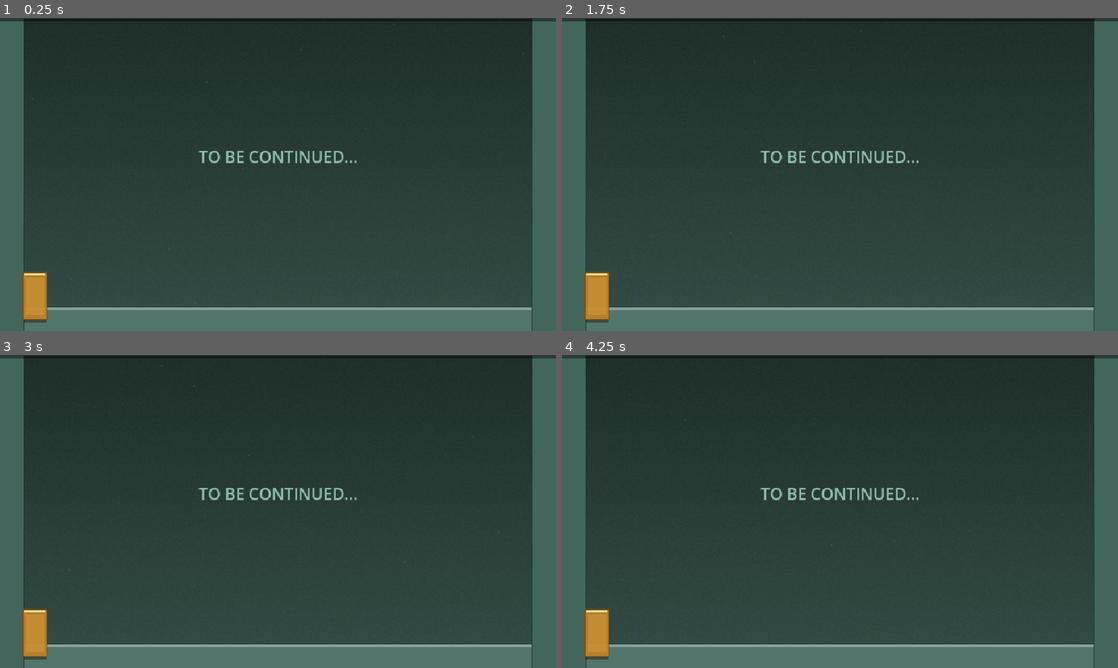
Above: before the commit, frames 1-4 (two rows, left to right).
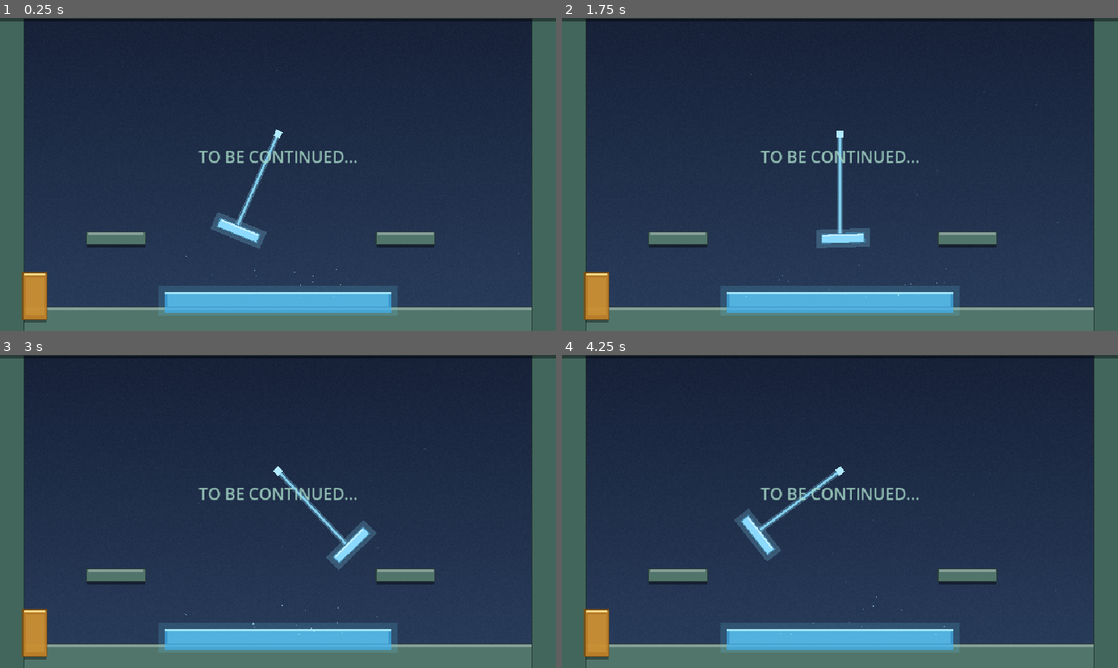
Above: after the commit, the same moments.

Repository: andy-augustine/godot-helloworld
Game: Godot game, scene res://rooms/ThirdRoom.tscn
The game is run twice, just before and just after one commit, with the same random seed, the same clock (stepped at 60 frames per second) and the same inputs. This scene is started directly instead of the project's main scene.
Inputs (mouse positions are in pixels of both pictures, inside the frame that each line leads up to):
- Up to frame 1 (0.25 s): no input
- Up to frame 2 (1.75 s): tap Enter (ui_accept) at 0.5 s; move the mouse to (962, 158) at 0.52 s; hold D (move_right) 0.53-1.25 s; tap Space (jump) at 0.6, 0.77, 1.07 s; click (962, 158) at 0.67 s; drag from (728, 190) to (595, 296) at 1.27 s
- Up to frame 3 (3 s): move the mouse to (333, 442) at 2.02 s; hold D (move_right) 2.03-2.75 s; tap Space (jump) at 2.1 s; tap Enter (ui_accept) at 2.75 s; drag from (250, 574) to (111, 464) at 2.77 s
- Up to frame 4 (4.25 s): move the mouse to (1006, 558) at 3.52 s; hold A (move_left) from 3.53 s (still down); tap Space (jump) at 3.6, 3.77, 4.07 s

The runs differ from the first frame. In frame 1, 5.6% of the frame differs, in the area x 5-95%, y 1-95%; in frame 2, 5.6%; in frame 3, 5.6%; in frame 4, 5.6%, in the area x 7-91%, y 1-95%.

Commit message:
P4b (visually-distinct-rooms): ThirdRoom swing tendril + coolant pool
The signature mechanic for "Cryo Reservoir". The room becomes a real
gameplay room (not a stub) — two raised platforms with a coolant pool
between them and an energy tendril swinging across the gap. Walk through
the pool = slow trudge (32% speed), rendering the room nearly impassable
on foot. Use the swing to cross.

- hazards/SwingTendril.tscn + .gd: pivot Node2D with rotation animation
  (sin-driven, ±55°, 3.5s period) carrying an AnimatableBody2D platform
  at the end of a 180px rope. sync_to_physics=true so the kinematic motion
  pushes the player when they're standing on the platform. Visual: cyan
  glowing tendril (Polygon2D), pivot cap, platform with body+outline+
  highlight+shadow stack and an outer glow ColorRect — procedural-animated
  tier per ART_CONVENTIONS.md.
- hazards/CoolantPool.tscn + .gd: Area2D + visual + bubble particles. On
  body_entered, calls player.enter_slow_zone(); on exit, exit_slow_zone().
  Counter-stacked so two overlapping zones don't race.
- player.gd: SLOW_ZONE_SPEED_MULT 0.32, _slow_zone_count counter,
  enter_slow_zone / exit_slow_zone / _slow_zone_multiplier API.
  _handle_horizontal multiplies MOVE_SPEED by both Skills.get_speed_multiplier()
  and _slow_zone_multiplier(). TURBO active in slow zone gives 1.5*0.32 = 0.48
  speed, so the upgrade still feels meaningful but doesn't trivialize the
  pool.
- ThirdRoom: added LeftPlatform (200, 380) + RightPlatform (700, 380) with
  procedural-static stacks matching the room's existing teal-green palette.
  CoolantPool instance at (480, 490), SwingTendril pivot at (480, 200) so
  at-rest the swing platform hangs at (480, 380) — same height as the side
  platforms. At ±55° extremes the platform reaches roughly (333, 303) and
  (627, 303), within jump distance of either side platform. Background
  gradient retoned cool teal-violet. Ambient particles repurposed as slow
  cyan dust drifting downward (cryo-reservoir feel).

Co-Authored-By: Claude Opus 4.7 (1M context) <noreply@anthropic.com>

Diff:
--- /dev/null
+++ b/hazards/CoolantPool.gd
@@ -0,0 +1,24 @@
+extends Area2D
+
+# Coolant pool slow-zone — when the player overlaps, they're slowed.
+# Implementation: notify player via enter_slow_zone() / exit_slow_zone() so
+# multiple overlapping zones stack correctly via a counter. No damage —
+# the punishment is opportunity cost (you can't traverse the room normally).
+#
+# Lives in `hazards/`. Drop the .tscn into a Room scene; resize the
+# CollisionShape2D's RectangleShape2D and adjust visual offsets to match.
+
+
+func _ready() -> void:
+	body_entered.connect(_on_body_entered)
+	body_exited.connect(_on_body_exited)
+
+
+func _on_body_entered(body: Node2D) -> void:
+	if body.is_in_group("player") and body.has_method("enter_slow_zone"):
+		body.enter_slow_zone()
+
+
+func _on_body_exited(body: Node2D) -> void:
+	if body.is_in_group("player") and body.has_method("exit_slow_zone"):
+		body.exit_slow_zone()
--- /dev/null
+++ b/hazards/CoolantPool.tscn
@@ -0,0 +1,60 @@
+[gd_scene load_steps=3 format=3]
+
+[ext_resource type="Script" path="res://hazards/CoolantPool.gd" id="1_coolant"]
+
+[sub_resource type="RectangleShape2D" id="RectangleShape2D_coolant"]
+size = Vector2(390, 36)
+
+[node name="CoolantPool" type="Area2D"]
+collision_layer = 0
+collision_mask = 1
+script = ExtResource("1_coolant")
+
+[node name="CollisionShape2D" type="CollisionShape2D" parent="."]
+shape = SubResource("RectangleShape2D_coolant")
+
+[node name="Visual" type="Node2D" parent="."]
+
+[node name="OuterGlow" type="ColorRect" parent="Visual"]
+offset_left = -206.0
+offset_top = -28.0
+offset_right = 206.0
+offset_bottom = 24.0
+color = Color(0.4, 0.85, 1, 0.16)
+
+[node name="Body" type="ColorRect" parent="Visual"]
+offset_left = -195.0
+offset_top = -18.0
+offset_right = 195.0
+offset_bottom = 18.0
+color = Color(0.25, 0.7, 0.95, 0.7)
+
+[node name="Surface" type="ColorRect" parent="Visual"]
+offset_left = -195.0
+offset_top = -18.0
+offset_right = 195.0
+offset_bottom = -14.0
+color = Color(0.7, 0.95, 1, 0.85)
+
+[node name="InnerGlow" type="ColorRect" parent="Visual"]
+offset_left = -190.0
+offset_top = -14.0
+offset_right = 190.0
+offset_bottom = 8.0
+color = Color(0.5, 0.9, 1, 0.35)
+
+[node name="Bubbles" type="CPUParticles2D" parent="."]
+position = Vector2(0, -8)
+amount = 14
+lifetime = 1.8
+preprocess = 1.8
+emission_shape = 3
+emission_rect_extents = Vector2(180, 4)
+direction = Vector2(0, -1)
+spread = 18.0
+gravity = Vector2(0, -22)
+initial_velocity_min = 8.0
+initial_velocity_max = 22.0
+scale_amount_min = 1.0
+scale_amount_max = 2.2
+color = Color(0.7, 0.95, 1, 0.6)
--- /dev/null
+++ b/hazards/SwingTendril.gd
@@ -0,0 +1,27 @@
+extends Node2D
+
+# Energy tendril swing — a hanging plasma strand that swings on a pendulum
+# arc, with an AnimatableBody2D platform at its end. Player jumps onto the
+# platform, gets carried by the swing's motion (sync_to_physics handles the
+# kinematic push), jumps off when timing is right.
+#
+# Lives in `hazards/`. Drop the .tscn into a Room scene at the desired pivot
+# position. Tune amplitude + period via @export.
+
+@export var swing_amplitude_deg: float = 55.0
+@export var swing_period: float = 3.5  # seconds for full cycle (one extreme-to-extreme-and-back)
+@export var phase_offset: float = 0.0   # 0..TAU; advances the starting angle for cycling levels
+
+@onready var _pivot: Node2D = $Pivot
+
+var _time: float = 0.0
+
+
+func _ready() -> void:
+	_time = phase_offset * swing_period / TAU
+
+
+func _physics_process(delta: float) -> void:
+	_time += delta
+	var phase: float = _time * TAU / swing_period
+	_pivot.rotation = deg_to_rad(swing_amplitude_deg) * sin(phase)
--- /dev/null
+++ b/hazards/SwingTendril.tscn
@@ -0,0 +1,54 @@
+[gd_scene load_steps=3 format=3]
+
+[ext_resource type="Script" path="res://hazards/SwingTendril.gd" id="1_swing"]
+
+[sub_resource type="RectangleShape2D" id="RectangleShape2D_swing_platform"]
+size = Vector2(72, 14)
+
+[node name="SwingTendril" type="Node2D"]
+script = ExtResource("1_swing")
+
+[node name="Pivot" type="Node2D" parent="."]
+
+[node name="TendrilLine" type="Polygon2D" parent="Pivot"]
+color = Color(0.55, 0.88, 1, 0.85)
+polygon = PackedVector2Array(-2, 0, 2, 0, 2, 180, -2, 180)
+
+[node name="TendrilGlow" type="Polygon2D" parent="Pivot"]
+color = Color(0.55, 0.88, 1, 0.3)
+polygon = PackedVector2Array(-5, 0, 5, 0, 5, 180, -5, 180)
+
+[node name="PivotCap" type="Polygon2D" parent="Pivot"]
+color = Color(0.7, 0.92, 1, 1)
+polygon = PackedVector2Array(-6, -6, 6, -6, 6, 6, -6, 6)
+
+[node name="PlatformBody" type="AnimatableBody2D" parent="Pivot"]
+position = Vector2(0, 180)
+sync_to_physics = true
+
+[node name="CollisionShape2D" type="CollisionShape2D" parent="Pivot/PlatformBody"]
+shape = SubResource("RectangleShape2D_swing_platform")
+
+[node name="PlatformShadow" type="Polygon2D" parent="Pivot/PlatformBody"]
+position = Vector2(1, 3)
+color = Color(0, 0, 0, 0.4)
+polygon = PackedVector2Array(-36, -7, 36, -7, 36, 7, -36, 7)
+
+[node name="PlatformOutline" type="Polygon2D" parent="Pivot/PlatformBody"]
+color = Color(0.18, 0.4, 0.55, 1)
+polygon = PackedVector2Array(-38, -9, 38, -9, 38, 9, -38, 9)
+
+[node name="PlatformBodyVisual" type="Polygon2D" parent="Pivot/PlatformBody"]
+color = Color(0.55, 0.85, 1, 1)
+polygon = PackedVector2Array(-36, -7, 36, -7, 36, 7, -36, 7)
+
+[node name="PlatformHighlight" type="Polygon2D" parent="Pivot/PlatformBody"]
+color = Color(0.85, 0.96, 1, 0.95)
+polygon = PackedVector2Array(-34, -7, 34, -7, 34, -4, -34, -4)
+
+[node name="PlatformGlow" type="ColorRect" parent="Pivot/PlatformBody"]
+offset_left = -46.0
+offset_top = -16.0
+offset_right = 46.0
+offset_bottom = 16.0
+color = Color(0.55, 0.88, 1, 0.22)
--- a/player/player.gd
+++ b/player/player.gd
@@ -251,9 +251,28 @@
 	var decel: float = DECELERATION if is_grounded else AIR_DECELERATION
 
 	if dir != 0.0:
-		velocity.x = move_toward(velocity.x, dir * MOVE_SPEED * Skills.get_speed_multiplier(), accel * delta)
+		velocity.x = move_toward(velocity.x, dir * MOVE_SPEED * Skills.get_speed_multiplier() * _slow_zone_multiplier(), accel * delta)
 	else:
 		velocity.x = move_toward(velocity.x, 0.0, decel * delta)
+
+
+# ── Slow-zone API (used by hazards/CoolantPool) ────────────────────────────────
+# Stack via a counter so two overlapping slow zones don't independently set/clear
+# the flag and end up "off" while the player is still in one of them.
+const SLOW_ZONE_SPEED_MULT: float = 0.32
+var _slow_zone_count: int = 0
+
+
+func enter_slow_zone() -> void:
+	_slow_zone_count += 1
+
+
+func exit_slow_zone() -> void:
+	_slow_zone_count = max(_slow_zone_count - 1, 0)
+
+
+func _slow_zone_multiplier() -> float:
+	return SLOW_ZONE_SPEED_MULT if _slow_zone_count > 0 else 1.0
 
 
 # ── Dash ───────────────────────────────────────────────────────────────────────
--- a/rooms/ThirdRoom.tscn
+++ b/rooms/ThirdRoom.tscn
@@ -1,14 +1,22 @@
-[gd_scene load_steps=9 format=3]
+[gd_scene load_steps=12 format=3]
 
 [ext_resource type="Script" path="res://rooms/Room.gd" id="1_room"]
 [ext_resource type="PackedScene" path="res://doors/Door.tscn" id="2_door"]
 [ext_resource type="Shader" path="res://shaders/gradient_bg.gdshader" id="3_grad"]
+[ext_resource type="PackedScene" path="res://hazards/CoolantPool.tscn" id="4_coolant"]
+[ext_resource type="PackedScene" path="res://hazards/SwingTendril.tscn" id="5_swing"]
 
 [sub_resource type="ShaderMaterial" id="ShaderMaterial_third_bg"]
 shader = ExtResource("3_grad")
-shader_parameter/color_top = Color(0.12, 0.18, 0.16, 1)
-shader_parameter/color_bottom = Color(0.2, 0.3, 0.27, 1)
-shader_parameter/noise_amount = 0.025
+shader_parameter/color_top = Color(0.09, 0.13, 0.22, 1)
+shader_parameter/color_bottom = Color(0.16, 0.24, 0.36, 1)
+shader_parameter/noise_amount = 0.03
+
+[sub_resource type="RectangleShape2D" id="RectangleShape2D_plat3a"]
+size = Vector2(100, 20)
+
+[sub_resource type="RectangleShape2D" id="RectangleShape2D_plat3b"]
+size = Vector2(100, 20)
 
 [sub_resource type="RectangleShape2D" id="RectangleShape2D_ground3"]
 size = Vector2(960, 40)
@@ -41,19 +49,19 @@
 [node name="AmbientParticles" type="CPUParticles2D" parent="."]
 position = Vector2(480, 270)
 z_index = -9
-amount = 28
-lifetime = 8.0
-preprocess = 8.0
+amount = 36
+lifetime = 9.0
+preprocess = 9.0
 emission_shape = 3
 emission_rect_extents = Vector2(480, 270)
-direction = Vector2(0, -0.5)
+direction = Vector2(0, 1)
 spread = 30.0
-gravity = Vector2(0, -6)
+gravity = Vector2(0, 6)
 initial_velocity_min = 4.0
 initial_velocity_max = 12.0
-scale_amount_min = 1.2
-scale_amount_max = 2.8
-color = Color(0.85, 0.92, 0.9, 0.08)
+scale_amount_min = 1.0
+scale_amount_max = 2.4
+color = Color(0.55, 0.85, 1, 0.13)
 
 [node name="Ground" type="StaticBody2D" parent="."]
 position = Vector2(480, 520)
@@ -198,6 +206,84 @@
 offset_right = 478.0
 offset_bottom = 20.0
 color = Color(0.524, 0.622, 0.594, 1)
+
+[node name="LeftPlatform" type="StaticBody2D" parent="."]
+position = Vector2(200, 380)
+
+[node name="CollisionShape2D" type="CollisionShape2D" parent="LeftPlatform"]
+shape = SubResource("RectangleShape2D_plat3a")
+
+[node name="Visual" type="Node2D" parent="LeftPlatform"]
+
+[node name="Shadow" type="ColorRect" parent="LeftPlatform/Visual"]
+offset_left = -50.0
+offset_top = -4.0
+offset_right = 50.0
+offset_bottom = 16.0
+color = Color(0, 0, 0, 0.4)
+
+[node name="Outline" type="ColorRect" parent="LeftPlatform/Visual"]
+offset_left = -52.0
+offset_top = -12.0
+offset_right = 52.0
+offset_bottom = 12.0
+color = Color(0.16, 0.23, 0.21, 1)
+
+[node name="Body" type="ColorRect" parent="LeftPlatform/Visual"]
+offset_left = -50.0
+offset_top = -10.0
+offset_right = 50.0
+offset_bottom = 10.0
+color = Color(0.32, 0.46, 0.42, 1)
+
+[node name="Highlight" type="ColorRect" parent="LeftPlatform/Visual"]
+offset_left = -48.0
+offset_top = -10.0
+offset_right = 48.0
+offset_bottom = -6.0
+color = Color(0.524, 0.622, 0.594, 1)
+
+[node name="RightPlatform" type="StaticBody2D" parent="."]
+position = Vector2(700, 380)
+
+[node name="CollisionShape2D" type="CollisionShape2D" parent="RightPlatform"]
+shape = SubResource("RectangleShape2D_plat3b")
+
+[node name="Visual" type="Node2D" parent="RightPlatform"]
+
+[node name="Shadow" type="ColorRect" parent="RightPlatform/Visual"]
+offset_left = -50.0
+offset_top = -4.0
+offset_right = 50.0
+offset_bottom = 16.0
+color = Color(0, 0, 0, 0.4)
+
+[node name="Outline" type="ColorRect" parent="RightPlatform/Visual"]
+offset_left = -52.0
+offset_top = -12.0
+offset_right = 52.0
+offset_bottom = 12.0
+color = Color(0.16, 0.23, 0.21, 1)
+
+[node name="Body" type="ColorRect" parent="RightPlatform/Visual"]
+offset_left = -50.0
+offset_top = -10.0
+offset_right = 50.0
+offset_bottom = 10.0
+color = Color(0.32, 0.46, 0.42, 1)
+
+[node name="Highlight" type="ColorRect" parent="RightPlatform/Visual"]
+offset_left = -48.0
+offset_top = -10.0
+offset_right = 48.0
+offset_bottom = -6.0
+color = Color(0.524, 0.622, 0.594, 1)
+
+[node name="CoolantPool" parent="." instance=ExtResource("4_coolant")]
+position = Vector2(480, 490)
+
+[node name="SwingTendril" parent="." instance=ExtResource("5_swing")]
+position = Vector2(480, 200)
 
 [node name="ToBeContinued" type="Label" parent="."]
 offset_left = 280.0
